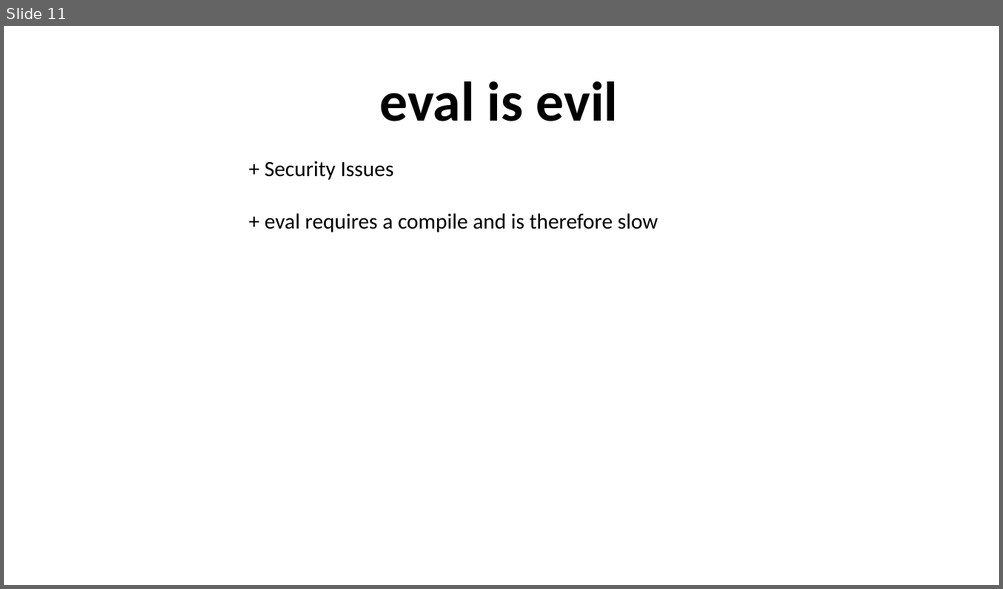
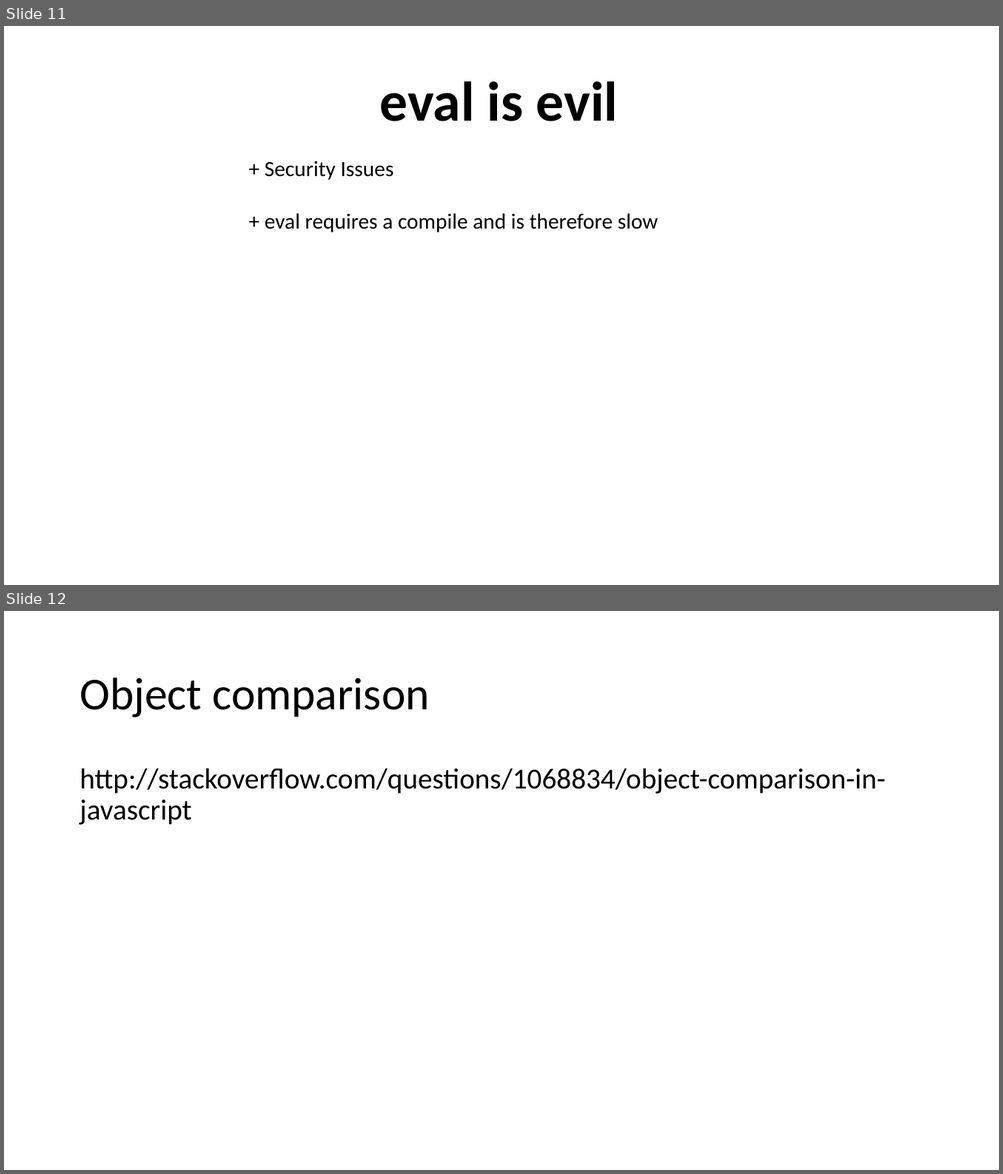
Before and after one commit to dzmitry-varabei/front-end-course, a slide deck: es6/Presentation1.pptx. Shown one above the other, each under a label of ours: slide 11 before the commit, slides 11 and 12 after it. The pictures are 1003x589 and 1003x1174 pixels, drawn with LibreOffice and Linux fonts; fonts in the diff are those of the drawing. Boxes give left, top, right and bottom in pixels: in the first picture for what was removed or moved away, otherwise in the second. Text is boxed around its words. In the diff, an @@ line names an element or a change of style, - is before the commit and + after.

Commit message:
update

```diff
--- a/es6/Presentation1.pptx
+++ b/es6/Presentation1.pptx
@@ slide 12 added at <box>4,611,999,1170</box>, background #FFFFFF @@
@@ title added at <box>79,678,429,718</box>, 44 pt, text #000000 @@
+Object comparison
@@ text added at <box>79,768,885,825</box>, 28 pt, text #000000 @@
+http://stackoverflow.com/questions/1068834/object-comparison-in-javascript
```
